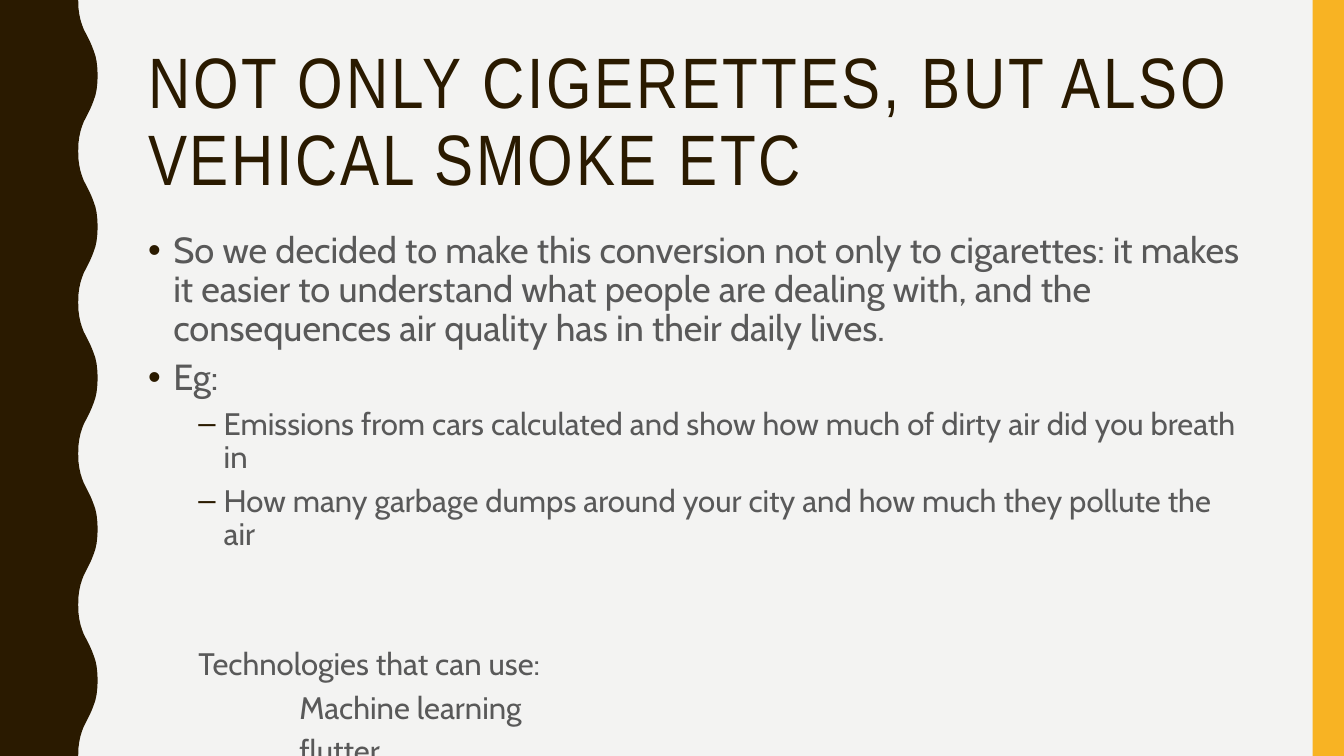
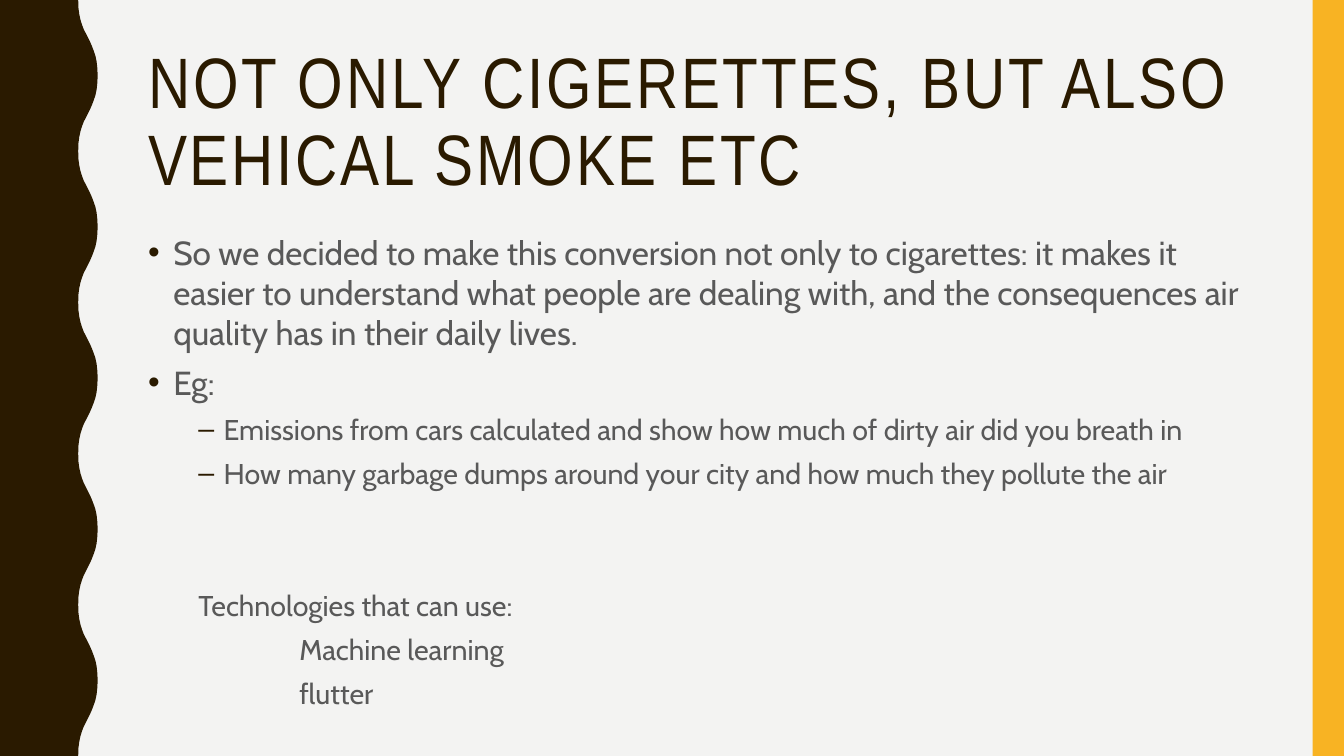
Before and after one commit to MichelleFdo/pre-hacktober-fest, a slide deck: slide 3 of shoot i smoke.pptx (slide 2 before the commit). Drawn at 1344x756 pixels with LibreOffice and Linux fonts; fonts in the diff are those of the drawing. Boxes give left, top, right and bottom in pixels: in the first picture for what was removed or moved away, otherwise in the second. Text is boxed around its words. In the diff, an @@ line names an element or a change of style, - is before the commit and + after.

```diff
--- a/shoot i smoke.pptx
+++ b/shoot i smoke.pptx
@@ text "So we decided to make ..." at (173, 240, 1239, 705): size 25.9 to 23.8 pt in "So we decided to make this conversion ...", "Eg:"; size 22.2 to 20.4 pt in "Emissions from cars calculated and show how ...", "How many garbage dumps around your city ...", "Technologies that can use:", "Machine learning" and 1 more places; line spacing 0.9 to 1 @@
```
Also in this commit, not shown: 1 slide added.
